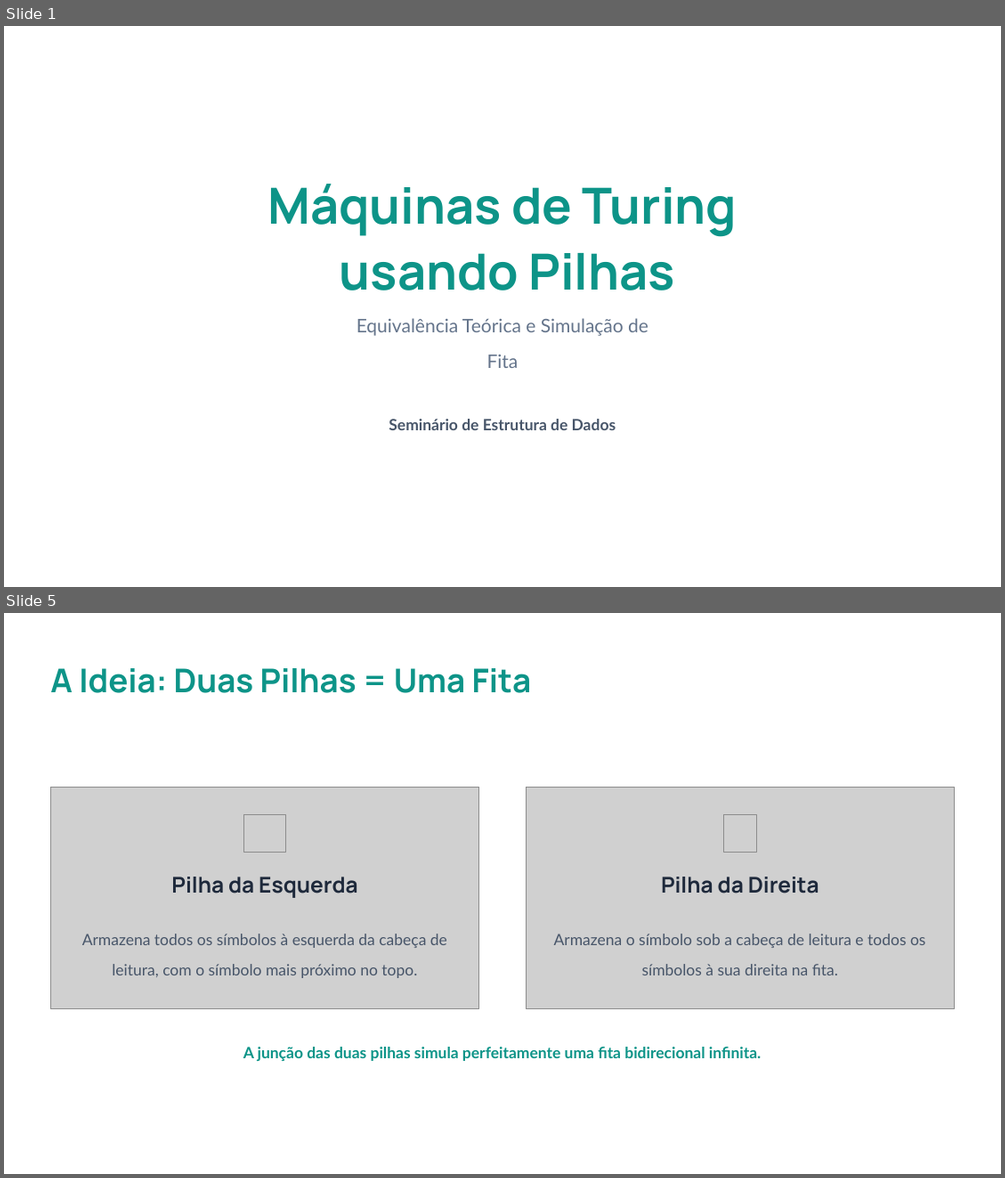
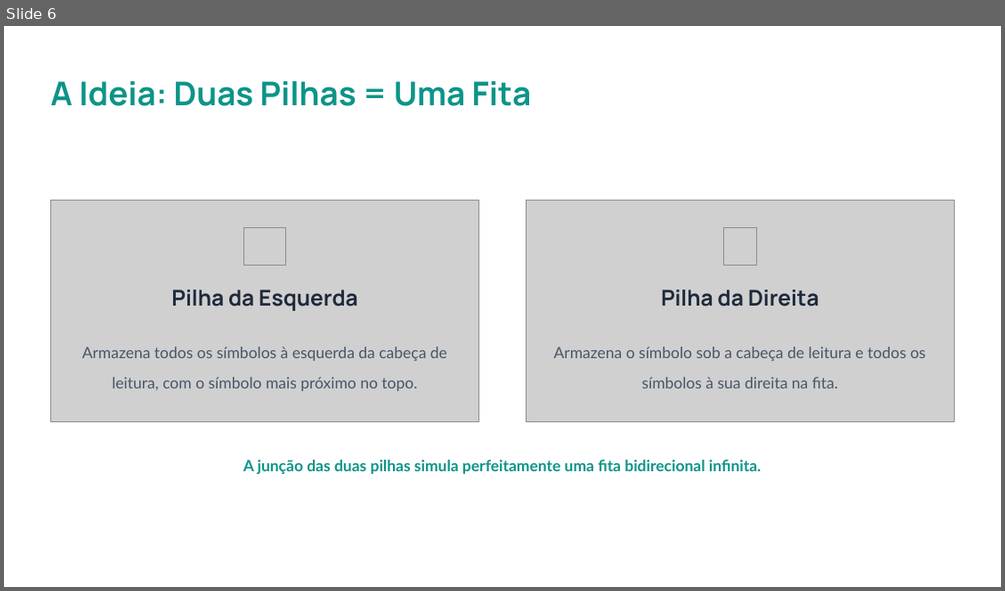
Before and after one commit to levythree/data-structures-project, a slide deck: Seminario/Máquinas de Turing com Pilhas.pptx. Shown one above the other, each under a label of ours: slides 1 and 5 before the commit, slide 6 after it; the slides between them are not shown. The pictures are 1005x1178 and 1005x591 pixels, drawn with LibreOffice and Linux fonts; fonts in the diff are those of the drawing; grey boxes stand for pictures; background and template pictures are left out. Boxes give left, top, right and bottom in pixels: in the first picture for what was removed or moved away, otherwise in the second. Text is boxed around its words. In the diff, an @@ line names an element or a change of style, - is before the commit and + after.

```diff
--- a/Seminario/Máquinas de Turing com Pilhas.pptx
+++ b/Seminario/Máquinas de Turing com Pilhas.pptx
@@ slide 1 removed at <box>4,26,1001,587</box>, background picture (left out) @@
@@ text removed at <box>267,184,737,290</box> @@
-Máquinas de Turing
-usando Pilhas
@@ text removed at <box>356,318,648,368</box> @@
-Equivalência Teórica e Simulação de Fita
@@ text removed at <box>388,418,616,430</box> @@
-Seminário de Estrutura de Dados
@@ what was slide 5 is now slide 6 @@
```
Also in this commit, not shown: 3 slides changed, 3 slides added, 1 other slide removed, 9 other files.
